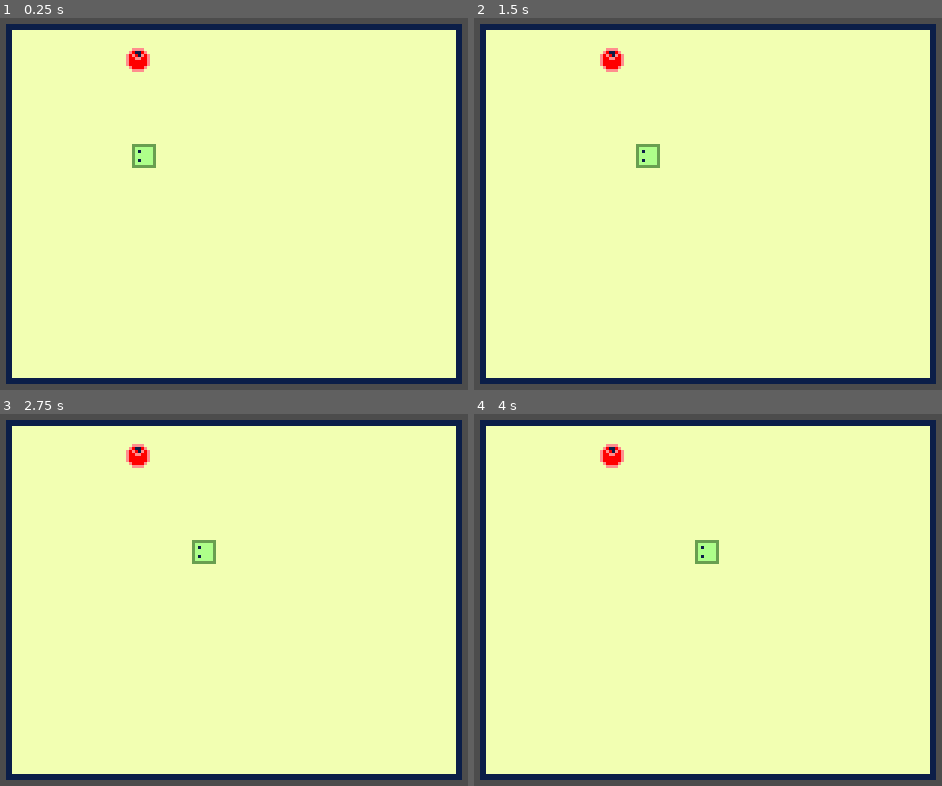
Above: before the commit, frames 1-4 (two rows, left to right).
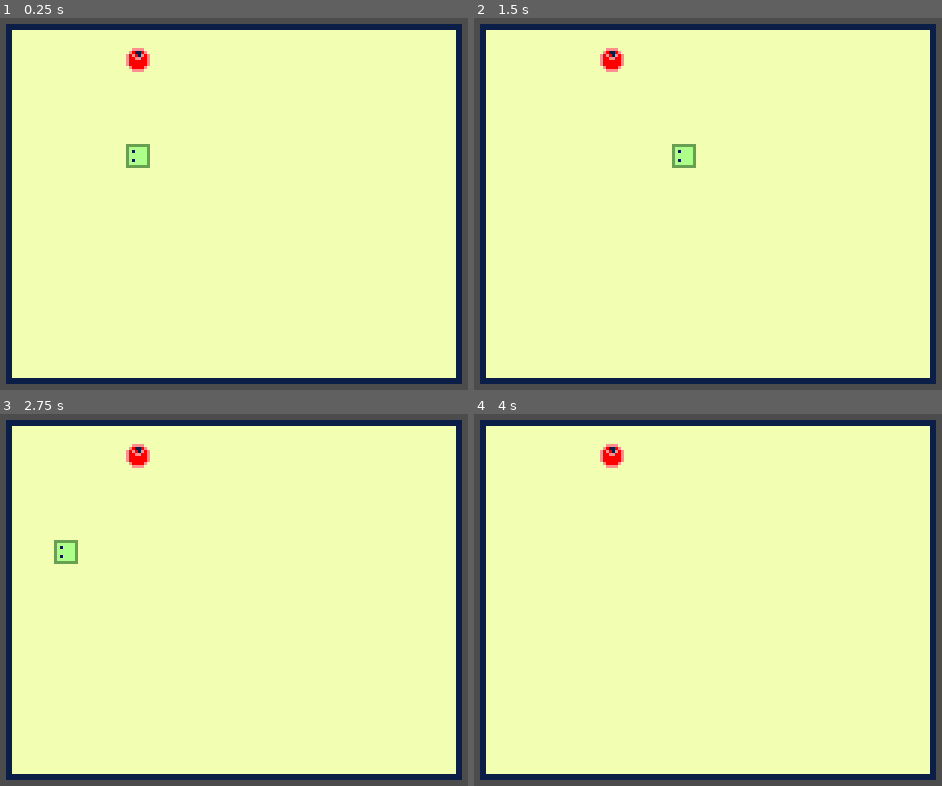
Above: after the commit, the same moments.

Repository: JustKwa/Snak-e
Game: Godot game, scene res://Scenes/level.tscn
Same seed, same stepped clock (60 frames per second), same inputs: the game is played once before the commit and once after it.
Inputs:
- Up to frame 1 (0.25 s): no input
- Up to frame 2 (1.5 s): hold Right (ui_right) 0.53-1.28 s; tap Enter at 1.25 s; hold Down (ui_down) from 1.28 s (still down)
- Up to frame 3 (2.75 s): release Down (ui_down) at 2.03 s; hold Right (ui_right) from 2.03 s (still down)
- Up to frame 4 (4 s): release Right (ui_right) at 2.78 s; hold Up (ui_up) 2.78-3.53 s; tap Space at 3.5 s; hold Left (ui_left) from 3.53 s (still down)

The runs differ from the first frame. In frame 1, 0.2% of the frame differs, in the area x 26-34%, y 33-41%; in frame 2, 0.7%, in the area x 34-48%, y 33-41%; in frame 3, 0.7%; in frame 4, 0.3%.
Error before the commit: Invalid get index 'position' (on base: 'Timer'). (res://Scripts/snake.gd:44)

Commit message:
"WIP"

Diff:
--- a/Scenes/Snake.tscn
+++ b/Scenes/Snake.tscn
@@ -1,15 +1,17 @@
-[gd_scene load_steps=4 format=2]
+[gd_scene load_steps=5 format=2]
 
 [ext_resource path="res://Sprites/head.png" type="Texture" id=1]
+[ext_resource path="res://Scripts/head.gd" type="Script" id=2]
 [ext_resource path="res://Scripts/snake.gd" type="Script" id=3]
 
 [sub_resource type="RectangleShape2D" id=1]
-extents = Vector2( 4, 4 )
+extents = Vector2( 3, 3 )
 
 [node name="snake" type="Node2D"]
 script = ExtResource( 3 )
 
 [node name="head" type="Area2D" parent="."]
+script = ExtResource( 2 )
 
 [node name="Sprite" type="Sprite" parent="head"]
 texture = ExtResource( 1 )
@@ -17,7 +19,6 @@
 [node name="CollisionShape2D" type="CollisionShape2D" parent="head"]
 shape = SubResource( 1 )
 
-[node name="speed_timer" type="Timer" parent="."]
-wait_time = 0.408
+[node name="Timer" type="Timer" parent="."]
 
-[connection signal="timeout" from="speed_timer" to="." method="_timer_timeout"]
+[connection signal="timeout" from="Timer" to="." method="_on_Timer_timeout"]
--- a/Scenes/body.tscn
+++ b/Scenes/body.tscn
@@ -1,11 +1,13 @@
-[gd_scene load_steps=3 format=2]
+[gd_scene load_steps=4 format=2]
 
 [ext_resource path="res://Sprites/body.png" type="Texture" id=1]
+[ext_resource path="res://Scripts/body.gd" type="Script" id=2]
 
 [sub_resource type="RectangleShape2D" id=1]
 extents = Vector2( 3, 3 )
 
 [node name="body" type="Area2D"]
+script = ExtResource( 2 )
 
 [node name="CollisionShape2D" type="CollisionShape2D" parent="."]
 shape = SubResource( 1 )
--- a/Scenes/level.tscn
+++ b/Scenes/level.tscn
@@ -40,3 +40,4 @@
 
 [node name="snake" parent="." instance=ExtResource( 2 )]
 position = Vector2( 52, 52 )
+speed = 3
--- /dev/null
+++ b/Scripts/body.gd
@@ -0,0 +1,19 @@
+extends Area2D
+
+var direction = []
+var current_pos
+
+func _ready():
+	current_pos = self.position
+	pass
+
+func del_dir():
+	if direction.Empty():
+		return
+	else:
+		direction.pop_front()
+		current_pos = self.position
+
+
+func add_dir(dir_vector):
+	direction.append(dir_vector)
--- a/Scripts/food.gd
+++ b/Scripts/food.gd
@@ -5,14 +5,6 @@
 func _ready():
 	pass
 
-# func _physics_process(_delta):
-# 	_test()
-
-# func _test():
-# 	if Input.is_action_just_pressed("ui_down"):
-# 		emit_signal("food_eaten")
-# 		queue_free()
-
 func _on_Area2D_area_entered(area:Area2D):
 	if area.name == "head":
 		emit_signal("food_eaten")
--- /dev/null
+++ b/Scripts/head.gd
@@ -0,0 +1,19 @@
+extends Area2D
+
+var direction = []
+var current_pos
+
+func _ready():
+	current_pos = self.position
+	pass
+
+func del_dir():
+	if direction.Empty():
+		return
+	else:
+		direction.pop_front()
+		current_pos = self.position
+
+
+func add_dir(dir_vector):
+	direction.append(dir_vector)
--- a/Scripts/level.gd
+++ b/Scripts/level.gd
@@ -5,17 +5,15 @@
 func _ready():
 	spawn_food()
 
-func _physics_process(_delta):
-	pass
-
 func spawn_food():
 	var instance = food.instance()
 	var x = rand_range(2,18)
 	var y = rand_range(2,14)
 	instance.position = $grid.map_to_world(Vector2(x, y)) + Vector2(4, 4)
-	instance.connect("food_eaten",self,"spawn_new")
+	instance.connect("food_eaten",self,"is_eaten")
 	add_child(instance)
 	pass
 
-func spawn_new():
+func is_eaten():
 	spawn_food()
+	$snake.spawn_body()
--- a/Scripts/snake.gd
+++ b/Scripts/snake.gd
@@ -6,16 +6,18 @@
 
 var gap = Vector2(7, 0);
 var old_dir = Vector2(8, 0)
-export var speed = 1
+var speed = 0.01
 
 onready var body = preload("res://scenes/body.tscn")
 
 func _ready():
-	spawn_body()
+	# spawn_body()
+	$Timer.start()
 	pass
 
-func _physics_process(delta):
-	_move_snake(delta)
+func _on_Timer_timeout():
+	print("working")
+	_move_snake()
 	pass
 
 func _get_direction():
@@ -30,13 +32,16 @@
 	else:
 		return old_dir
 
-func _move_snake(delta):
-	for i in get_child_count():
-		if old_dir != _get_direction():
-
-			pass
-		else:
-			get_child(i).position = lerp(get_child(i).position, get_child(i).position + _get_direction(), speed * delta)
+func _move_snake():
+	for i in range(0,get_child_count()-1):
+		print(get_child(i).name)
+		get_child(i).add_dir(_get_direction())
+		print(speed)
+		get_child(i).position = lerp(get_child(i).position, get_child(i).current_pos + get_child(i).direction.front(), speed)
+		print(get_child(i).current_pos + get_child(i).direction.front())
+		print(get_child(i).position)
+		if get_child(i).position == get_child(i).current_pos + get_child(i).direction.front():
+			get_child(i).del_dir()
 
 func spawn_body():
 	var instance = body.instance()
